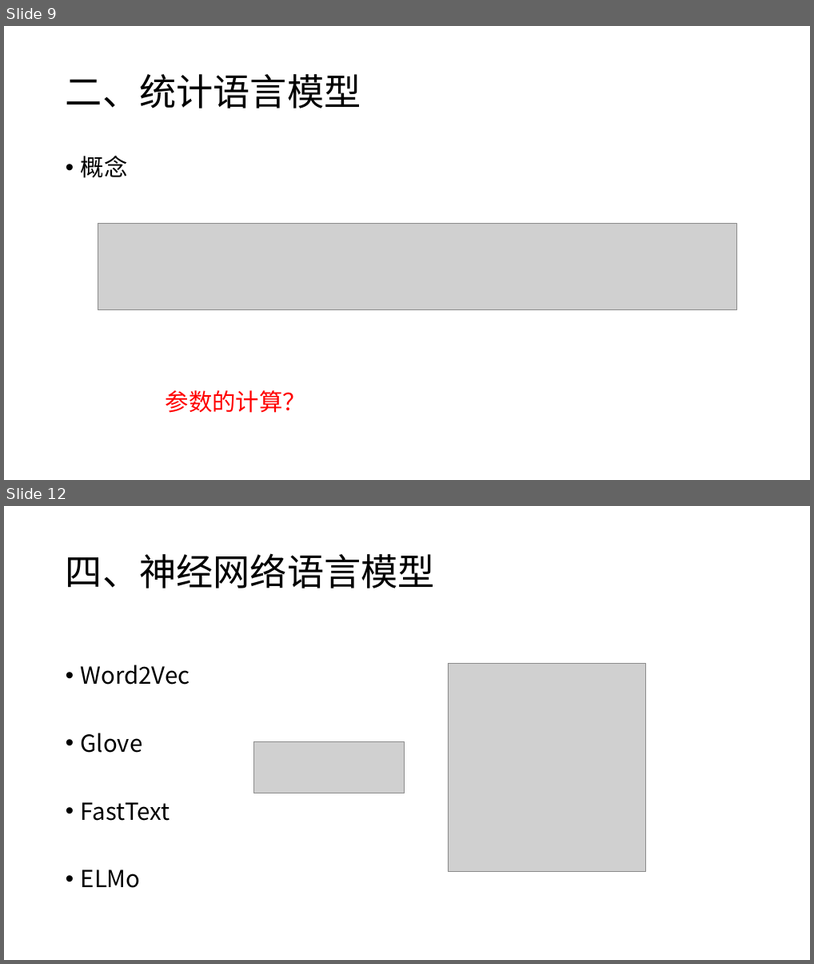
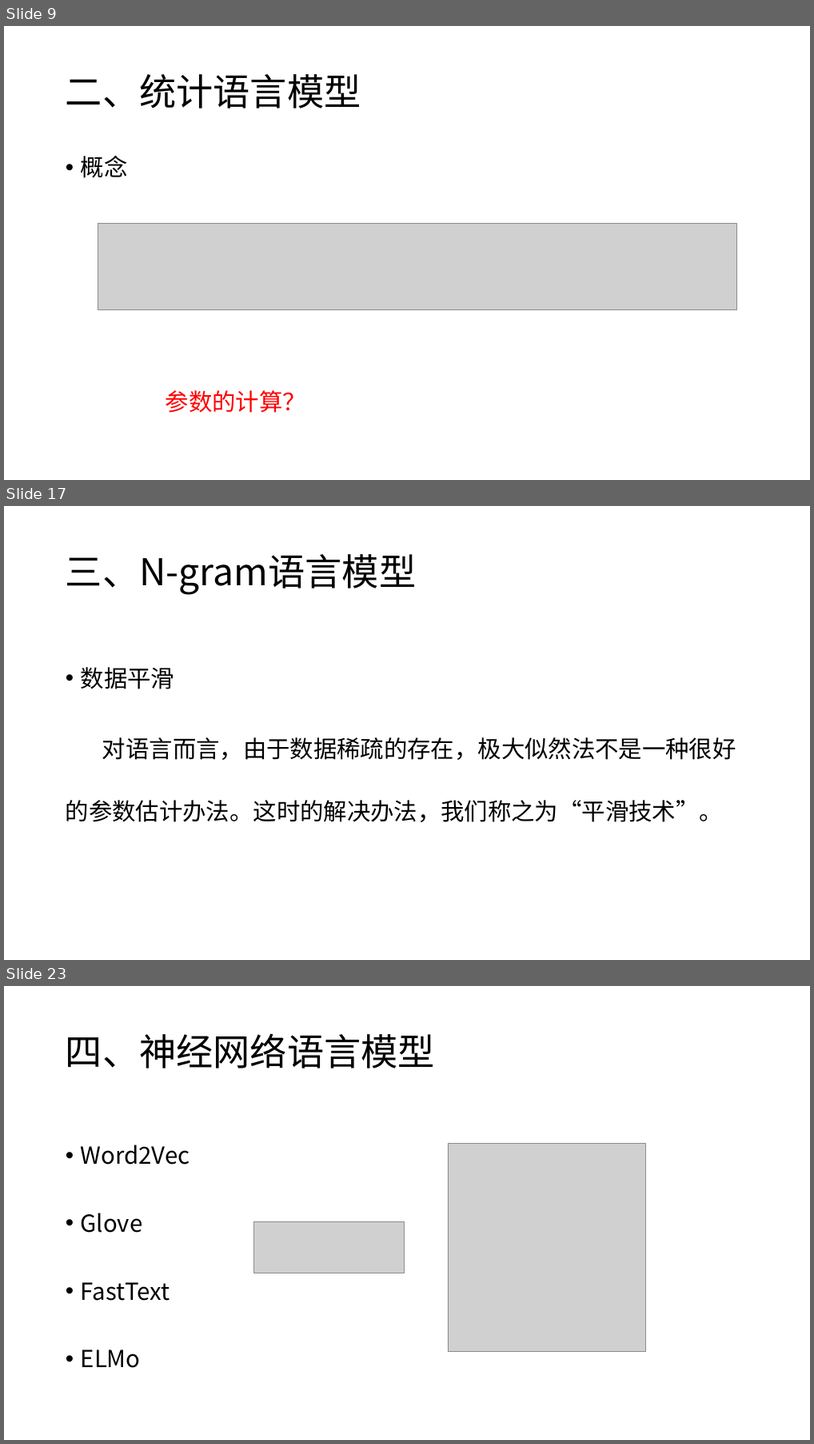
Before and after one commit to charlesXu86/Chatbot_CN, a slide deck: Chatbot_Doc/课程/NLP-4-语言模型.pptx. Shown one above the other, each under a label of ours: slides 9 and 12 before the commit, slides 9, 17 and 23 after it; the slides between them are not shown. The pictures are 814x964 and 814x1444 pixels, drawn with LibreOffice and Linux fonts; fonts in the diff are those of the drawing; grey boxes stand for pictures. Boxes give left, top, right and bottom in pixels: in the first picture for what was removed or moved away, otherwise in the second. Text is boxed around its words. In the diff, an @@ line names an element or a change of style, - is before the commit and + after.

Commit message:
语言模型

```diff
--- a/Chatbot_Doc/课程/NLP-4-语言模型.pptx
+++ b/Chatbot_Doc/课程/NLP-4-语言模型.pptx
@@ slide 17 added at [4, 506, 810, 960], background #FFFFFF @@
@@ title added at [66, 554, 416, 595], 44 pt, text #000000 @@
+三、N-gram语言模型
@@ text added at [66, 667, 737, 822], 28 pt, text #000000 @@
+• 数据平滑
+对语言而言，由于数据稀疏的存在，极大似然法不是一种很好的参数估计办法。这时的解决办法，我们称之为“平滑技术”。
@@ what was slide 12 is now slide 23 @@
```
Also in this commit, not shown: 1 slide changed, 10 other slides added.
